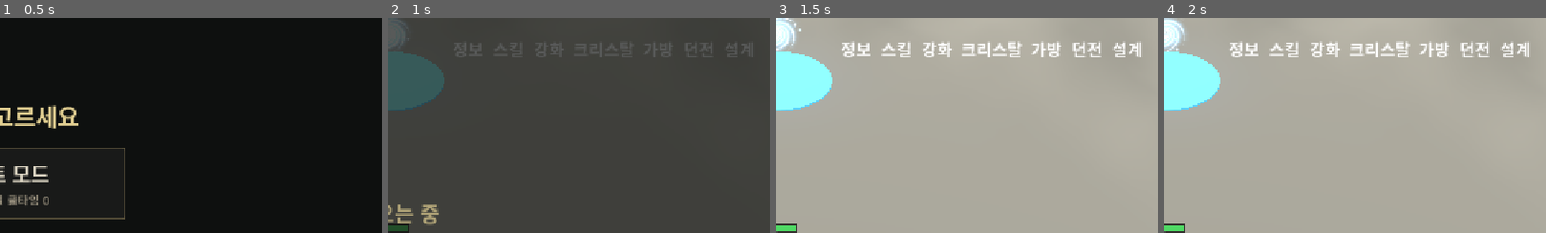
Above: before the commit, frames 1-4 (left to right).
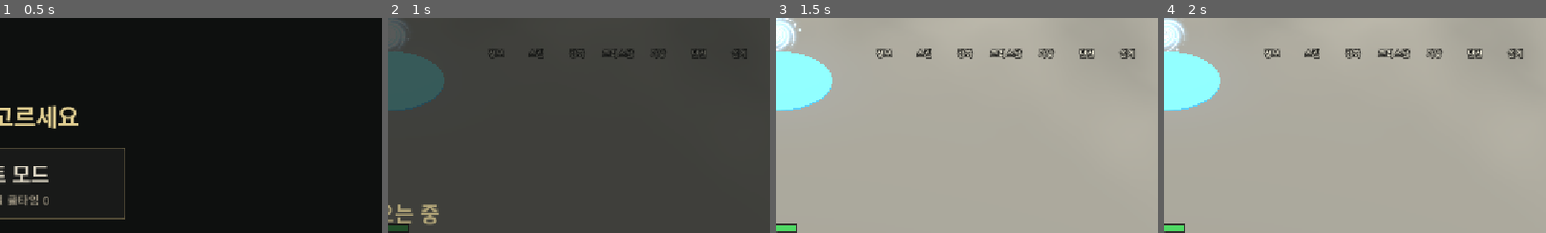
Above: after the commit, the same moments.

Repository: gogoalswo/MMORPG
Game: Godot game, scene res://start.tscn
Two runs of this game, one before a commit and one after it. Both use one fixed random seed, a clock stepped at 60 frames per second and the inputs below.
Inputs (mouse positions are % of the whole screen's width and height, from its top left):
- Up to frame 1 (0.5 s): no input
- Up to frame 2 (1 s): click (50, 38) at 0.52 s
- Up to frame 3 (1.5 s): click (37, 78) at 1.25 s
- Up to frame 4 (2 s): no input
The pictures show only the part of the screen within x 50-100%, y 0-50%; the shares and areas given below are measured in that part.

Frame 1 is identical in both runs. In frame 2, 1.5% of the frame differs, in the area x 17-96%, y 11-20%; in frame 3, 3.0%, in the area x 17-96%, y 10-20%; in frame 4, 3.0%.

Commit message:
HUD 메뉴 단추에 이름 글자를 달고 아이콘 일곱 장을 리니지풍으로 갈다
그림만으로는 어느 단추인지 헷갈린다는 요청 — 받은 그림처럼 아이콘 아래에 흰 글자를
Label 로 얹고, 그림은 그 스크린샷을 참고로 물려 바르코에서 칠한 반실사 결로 다시 뽑았다.
크리스탈은 아이템 그림을 빌려 쓰던 것을 메뉴 전용 ui_icon_crystal 로 바꿨다.

Co-Authored-By: Claude Opus 5.5 <noreply@anthropic.com>
Claude-Session: https://claude.ai/code/session_0171a3KTLR3XaGBjpZi8C7Um

Diff:
--- a/godot/game/game.gd
+++ b/godot/game/game.gd
@@ -105,6 +105,12 @@
 ## **테두리가 없다** — 받은 그림이 그렇다 (2026-09-20). 그래서 아이콘을 거의 꽉 채운다
 const MENU_BTN := 62
 const MENU_INSET := 3
+## 메뉴 단추 아래 이름 글자 — 그림만으로는 무엇인지 헷갈린다 (2026-09-28 요청, 받은 그림은
+## 아이콘 아래에 "상점·인벤토리·스펠·퀘스트" 가 붙어 있다). 칸을 이만큼 늘여 아이콘 밑에 얹고,
+## 아이콘 발치와 `MENU_CAPTION_OVERLAP` 만큼 겹친다 — 받은 그림도 글자가 아이콘 밑동을 조금 덮는다
+const MENU_CAPTION := 16
+const MENU_CAPTION_OVERLAP := 4
+const MENU_CAPTION_FONT := 14
 ## 창 닫기 X. **모든 창이 오른쪽 위에 이것 하나를 둔다** (2026-09-20 요청)
 const CLOSE_BTN := 44
 ## 창 테두리(PANEL_MARGIN 26)보다 안쪽으로 들여야 모서리 장식에 안 걸친다
@@ -767,18 +773,22 @@
 
 ## 오른쪽 위 메뉴 단추 하나 — **테두리 없이 심볼만** 얹고 누르는 자리를 덮는다
 ## (2026-09-20 지적: 받은 그림의 메뉴는 테가 없는 선화 아이콘이다).
-## 심볼이 없으면 글자가 대신 나온다
+## 심볼이 없으면 글자가 대신 나온다. `caption` 이면 아이콘 **아래에** 이름을 늘 얹는다
+## (메뉴 단추 — `MENU_CAPTION`). 닫기 X 는 글자를 안 단다
 func _icon_button(
-	icon_name: String, text: String, on_press: Callable, size: int = MENU_BTN
+	icon_name: String, text: String, on_press: Callable, size: int = MENU_BTN, caption := false
 ) -> PanelContainer:
 	var cell := PanelContainer.new()
-	cell.custom_minimum_size = Vector2(size, size)
+	var below := MENU_CAPTION if caption else 0
+	cell.custom_minimum_size = Vector2(size, size + below)
 	cell.add_theme_stylebox_override("panel", StyleBoxEmpty.new())
 
 	var inset := MarginContainer.new()
 	inset.mouse_filter = Control.MOUSE_FILTER_IGNORE
 	for side in ["left", "right", "top", "bottom"]:
 		inset.add_theme_constant_override("margin_" + side, MENU_INSET)
+	if caption:
+		inset.add_theme_constant_override("margin_bottom", MENU_INSET + below - MENU_CAPTION_OVERLAP)
 	cell.add_child(inset)
 
 	var texture := _icon(icon_name)
@@ -789,13 +799,27 @@
 		rect.stretch_mode = TextureRect.STRETCH_KEEP_ASPECT_CENTERED
 		rect.mouse_filter = Control.MOUSE_FILTER_IGNORE
 		inset.add_child(rect)
-	else:
+	elif not caption:
 		var label := Label.new()
 		label.text = text
 		label.horizontal_alignment = HORIZONTAL_ALIGNMENT_CENTER
 		label.vertical_alignment = VERTICAL_ALIGNMENT_CENTER
 		label.mouse_filter = Control.MOUSE_FILTER_IGNORE
 		inset.add_child(label)
+
+	if caption:
+		# 칸을 꽉 채우고 아래에 붙인다 — 흰 글자에 검은 테 (받은 그림이 그렇다, 밤 바닥에서도 읽힌다)
+		var name_label := Label.new()
+		name_label.name = "caption"
+		name_label.text = text
+		name_label.horizontal_alignment = HORIZONTAL_ALIGNMENT_CENTER
+		name_label.vertical_alignment = VERTICAL_ALIGNMENT_BOTTOM
+		name_label.add_theme_font_size_override("font_size", MENU_CAPTION_FONT)
+		name_label.add_theme_color_override("font_color", Color("#eeead7"))
+		name_label.add_theme_constant_override("outline_size", 5)
+		name_label.add_theme_color_override("font_outline_color", Color.BLACK)
+		name_label.mouse_filter = Control.MOUSE_FILTER_IGNORE
+		cell.add_child(name_label)
 
 	var hit := Button.new()
 	hit.name = "hit"
@@ -2429,25 +2453,25 @@
 	menu.add_theme_constant_override("separation", 6)
 	_ui_root.add_child(menu)
 
-	# 오른쪽 위 — 스킬·가방. 아이콘만 남기고 글자를 뺐다 (2026-09-19 요청).
-	# 무엇인지는 그림으로 알린다 — 그림이 없으면 글자가 대신 나온다
+	# 오른쪽 위 메뉴. 2026-09-19 에 글자를 뺐다가 **2026-09-28 에 다시 아래에 달았다** —
+	# 그림만으로는 무엇인지 헷갈린다는 요청 ("이런식으로 텍스트 넣도록"). 그림도 같은 날
+	# 받은 그림(리니지풍 칠한 아이콘)대로 일곱 장 전부 갈았다 (docs/features/hud.md "메뉴 아이콘")
 	_menu_cells = [
 		# 캐릭터 정보 — 스킬 왼쪽, 메뉴 맨 앞 (2026-09-25 요청 "상세 정보창을 따로 띄우고
-		# 버튼을 만들어"). 그림은 기사 투구 (2026-09-26)
-		_icon_button("ui_icon_character", "정보", _toggle_char),
-		_icon_button("ui_icon_skill", "스킬", _toggle_skills),
+		# 버튼을 만들어"). 그림은 기사 투구
+		_icon_button("ui_icon_character", "정보", _toggle_char, MENU_BTN, true),
+		_icon_button("ui_icon_skill", "스킬", _toggle_skills, MENU_BTN, true),
 		# 강화 — 가방 왼쪽 옆 (2026-09-24 요청 "가방 ui 옆에 강화 ui 버튼 만들어").
-		# 오른쪽 옆은 던전 자리다. 그림은 모루를 내리치는 망치 (2026-09-26)
-		_icon_button("ui_icon_enhance", "강화", _toggle_enhance),
+		# 오른쪽 옆은 던전 자리다. 그림은 모루를 내리치는 망치
+		_icon_button("ui_icon_enhance", "강화", _toggle_enhance, MENU_BTN, true),
 		# 크리스탈 강화 — 가방 바로 왼쪽 (2026-09-24 요청 "크리스탈 사용해서 강화하는 ui도 따로
-		# 버튼을 만들고 싶어. 가방 옆에"). 오른쪽 옆은 던전이라 강화를 한 칸 밀었다.
-		# UI 결 그림(`ui_icon_crystal`)이 아직 없어 가방 아이콘 `crystal.png` 를 쓴다
-		_icon_button("crystal", "크리스탈", _toggle_crystal),
-		_icon_button("ui_icon_bag", "가방", _toggle_bag),
+		# 버튼을 만들고 싶어. 가방 옆에"). 오른쪽 옆은 던전이라 강화를 한 칸 밀었다
+		_icon_button("ui_icon_crystal", "크리스탈", _toggle_crystal, MENU_BTN, true),
+		_icon_button("ui_icon_bag", "가방", _toggle_bag, MENU_BTN, true),
 		# 던전 — 가방 바로 옆 (2026-09-23 요청)
-		_icon_button("ui_icon_dungeon", "던전", _toggle_dungeon),
-		# 설계(치트 목록) — 톱니바퀴 위 제도용 컴퍼스 (2026-09-26)
-		_icon_button("ui_icon_design", "설계", _toggle_debug),
+		_icon_button("ui_icon_dungeon", "던전", _toggle_dungeon, MENU_BTN, true),
+		# 설계(치트 목록) — 톱니바퀴 위 제도용 컴퍼스
+		_icon_button("ui_icon_design", "설계", _toggle_debug, MENU_BTN, true),
 	]
 	for cell in _menu_cells:
 		menu.add_child(cell)
--- a/godot/tests/ui_test.gd
+++ b/godot/tests/ui_test.gd
@@ -507,6 +507,20 @@
 		_fail("메뉴 단추가 오른쪽 위에 안 붙었다: %s / %s" % [skill_rect, bag_rect])
 	if skill_rect.intersects(hp_rect) or skill_rect.intersects(badge):
 		_fail("메뉴 단추가 퀵슬롯 위 묶음과 겹친다")
+	# 아이콘 아래 이름 글자 (2026-09-28 요청) — 일곱 단추 모두, 칸 안에서 안 잘리고 아이콘 아래에 붙는다
+	var names := ["정보", "스킬", "강화", "크리스탈", "가방", "던전", "설계"]
+	for i in names.size():
+		var cell: Control = game._menu_cells[i]
+		var caption: Label = cell.find_child("caption", true, false)
+		if caption == null or caption.text != names[i]:
+			_fail("메뉴 단추 %d 아래 글자가 '%s' 가 아니다: %s" % [i, names[i], caption.text if caption else "없음"])
+			continue
+		var font: Font = caption.get_theme_font("font")
+		var width := font.get_string_size(caption.text, HORIZONTAL_ALIGNMENT_LEFT, -1, caption.get_theme_font_size("font_size")).x
+		if width > cell.size.x:
+			_fail("메뉴 글자 '%s' 가 칸보다 넓다: %.0f > %.0f" % [caption.text, width, cell.size.x])
+		if cell.find_children("*", "TextureRect", true, false).is_empty():
+			_fail("메뉴 단추 '%s' 에 그림이 없다 — npm run sync:godot 을 돌렸나" % names[i])
 
 	# 눌러서 창이 열린다
 	game._menu_cells[1].find_child("hit", true, false).pressed.emit()
@@ -526,7 +540,7 @@
 	if absf(bag_rect.position.x - cry_rect.end.x) > 12.0 or absf(cry_rect.position.y - bag_rect.position.y) > 1.0:
 		_fail("크리스탈 단추가 가방 옆이 아니다: 크리스탈 %s · 가방 %s" % [cry_rect, bag_rect])
 	if game._menu_cells[3].find_children("*", "TextureRect", true, false).is_empty():
-		_fail("크리스탈 단추에 그림이 없다 — npm run sync:godot 을 돌렸나 (crystal)")
+		_fail("크리스탈 단추에 그림이 없다 — npm run sync:godot 을 돌렸나 (ui_icon_crystal)")
 	game._menu_cells[3].find_child("hit", true, false).pressed.emit()
 	await process_frame
 	if not (game._crystal_panel.visible and game._bag_panel.visible and game._gear_panel.visible) or game._detail_panel.visible:
Not shown, changed: docs/features/hud.md
Not shown, changed: docs/features/items.md
Not shown, changed: docs/features/ui-art-style.md
Not shown, changed: public/assets/icons/ui_icon_bag.png
Not shown, changed: public/assets/icons/ui_icon_character.png
Not shown, added: public/assets/icons/ui_icon_crystal.png
Not shown, changed: public/assets/icons/ui_icon_design.png
Not shown, changed: public/assets/icons/ui_icon_dungeon.png
Not shown, changed: public/assets/icons/ui_icon_enhance.png
Not shown, changed: public/assets/icons/ui_icon_skill.png
Not shown, changed: scripts/fetch-assets.sh
Not shown, changed: scripts/sync-godot-assets.mjs
